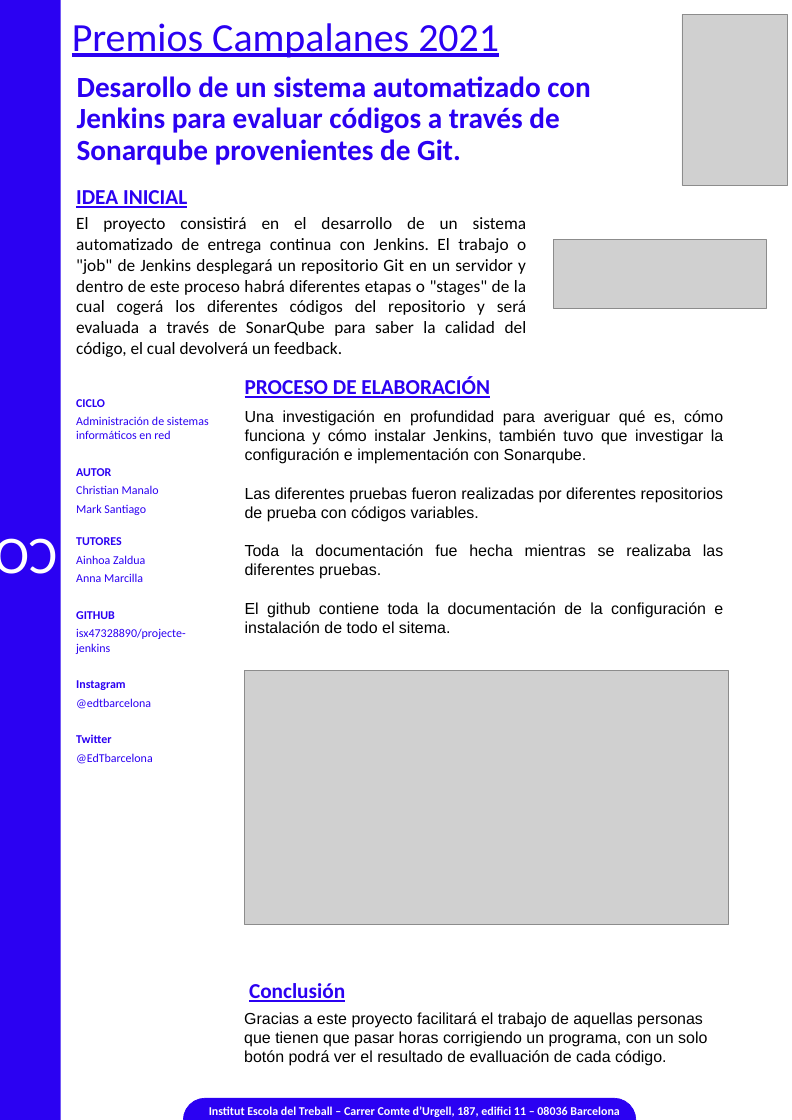
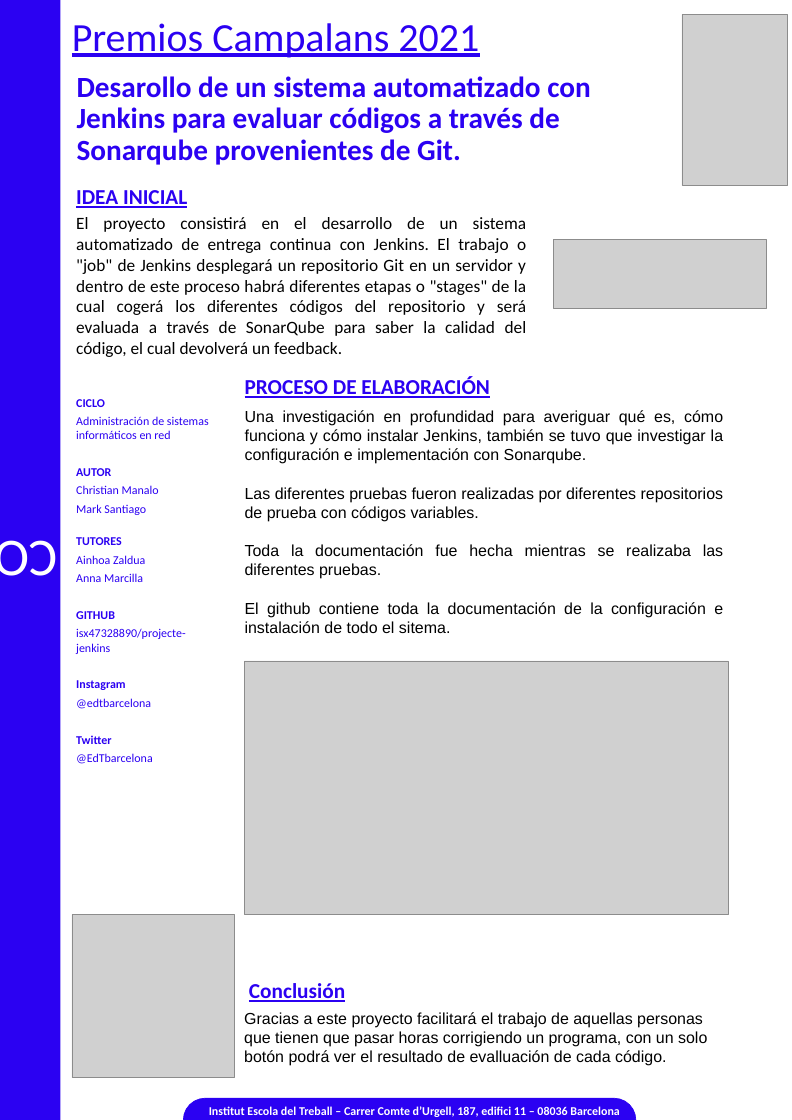
Before and after one commit to mssb/projecte-jenkins, a slide deck: slide 1 of video_poster/PosterJenkins.pptx. Drawn at 792x1120 pixels with LibreOffice and Linux fonts; fonts in the diff are those of the drawing; grey boxes stand for pictures; background and template pictures are left out. Boxes give left, top, right and bottom in pixels: in the first picture for what was removed or moved away, otherwise in the second. Text is boxed around its words. In the diff, an @@ line names an element or a change of style, - is before the commit and + after.

Commit message:
Poster

```diff
--- a/video_poster/PosterJenkins.pptx
+++ b/video_poster/PosterJenkins.pptx
@@ text at [72,23,479,58]: text changed @@
-Premios Campalanes 2021
+Premios Campalans 2021
@@ text at [245,410,723,464]: text changed @@
-Una investigación en profundidad para averiguar qué es, cómo funciona y cómo instalar Jenkins, también tuvo que investigar la configuración e implementación con Sonarqube.
+Una investigación en profundidad para averiguar qué es, cómo funciona y cómo instalar Jenkins, también se tuvo que investigar la configuración e implementación con Sonarqube.
@@ picture: place and size @@
-picture at [244,671,728,925]
+picture at [244,661,728,915]
@@ picture added at [72,915,235,1078] @@
```
Also in this commit, not shown: 1 other file.
